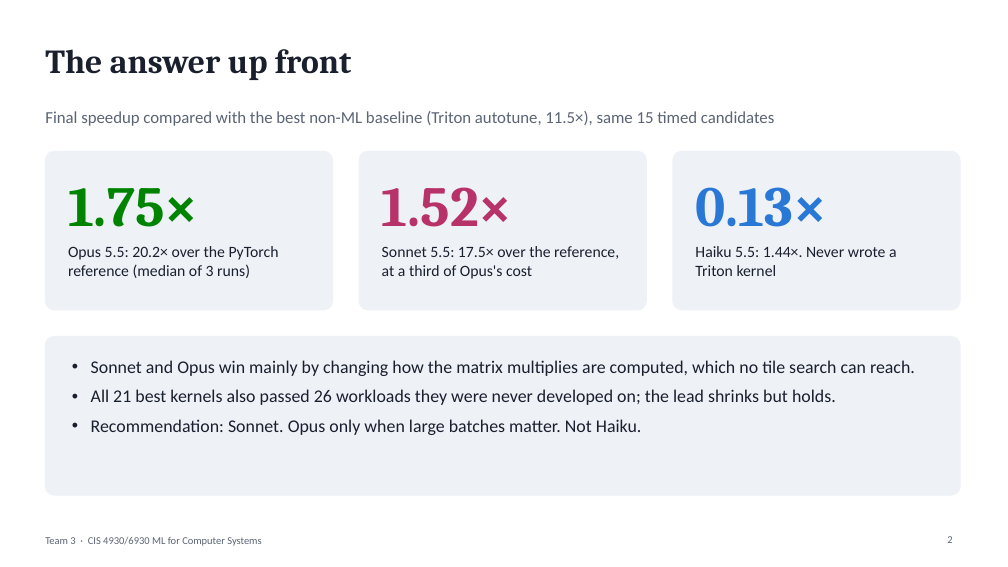
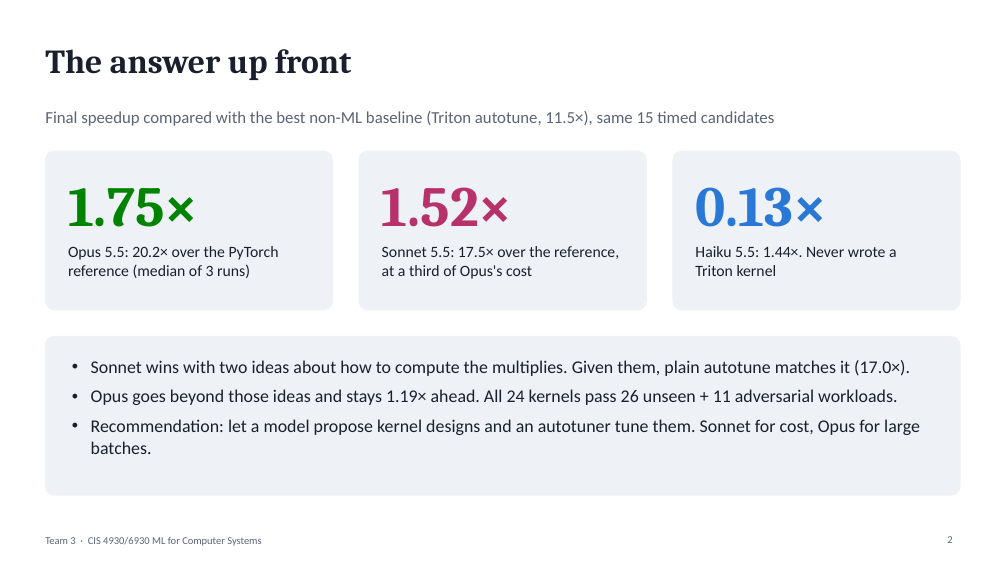
Before and after one commit to katielinge/Nvidia-AI-Kernel, a slide deck: slide 2 of report/Team3_Final_Presentation.pptx. Drawn at 1008x567 pixels with LibreOffice and Linux fonts; fonts in the diff are those of the drawing. Boxes give left, top, right and bottom in pixels: in the first picture for what was removed or moved away, otherwise in the second. Text is boxed around its words. In the diff, an @@ line names an element or a change of style, - is before the commit and + after.

```diff
--- a/report/Team3_Final_Presentation.pptx
+++ b/report/Team3_Final_Presentation.pptx
@@ text at box(91, 360, 920, 454): text changed @@
-• Sonnet and Opus win mainly by changing how the matrix multiplies are computed, which no tile search can reach.
-• All 21 best kernels also passed 26 workloads they were never developed on; the lead shrinks but holds.
-• Recommendation: Sonnet. Opus only when large batches matter. Not Haiku.
+• Sonnet wins with two ideas about how to compute the multiplies. Given them, plain autotune matches it (17.0×).
+• Opus goes beyond those ideas and stays 1.19× ahead. All 24 kernels pass 26 unseen + 11 adversarial workloads.
+• Recommendation: let a model propose kernel designs and an autotuner tune them. Sonnet for cost, Opus for large batches.
```
Also in this commit, not shown: 7 other slides changed, 3 slides added.
